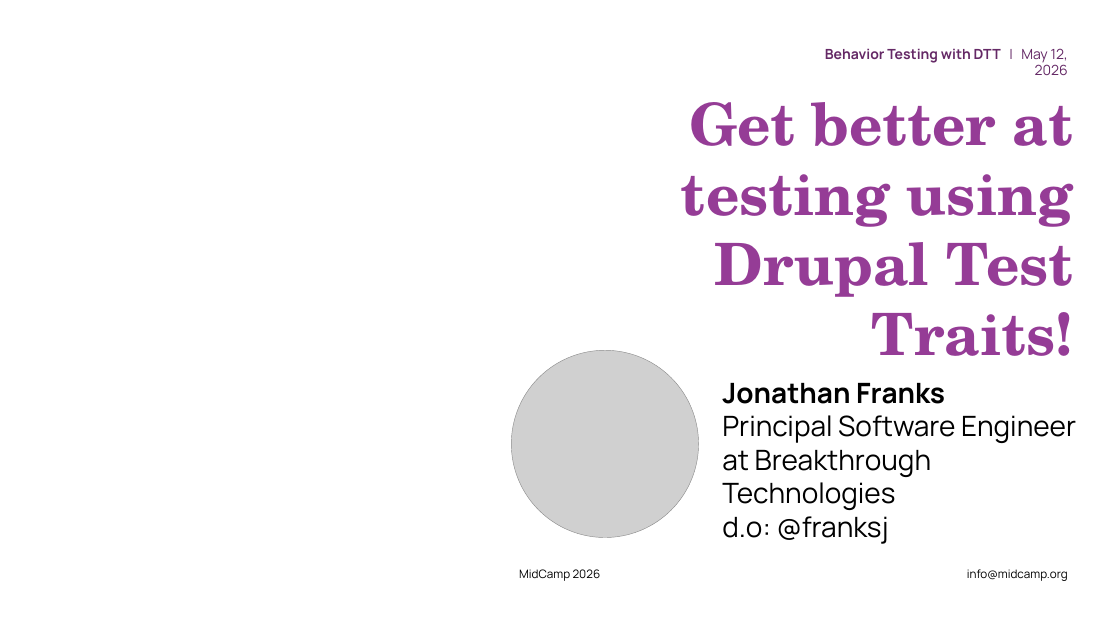
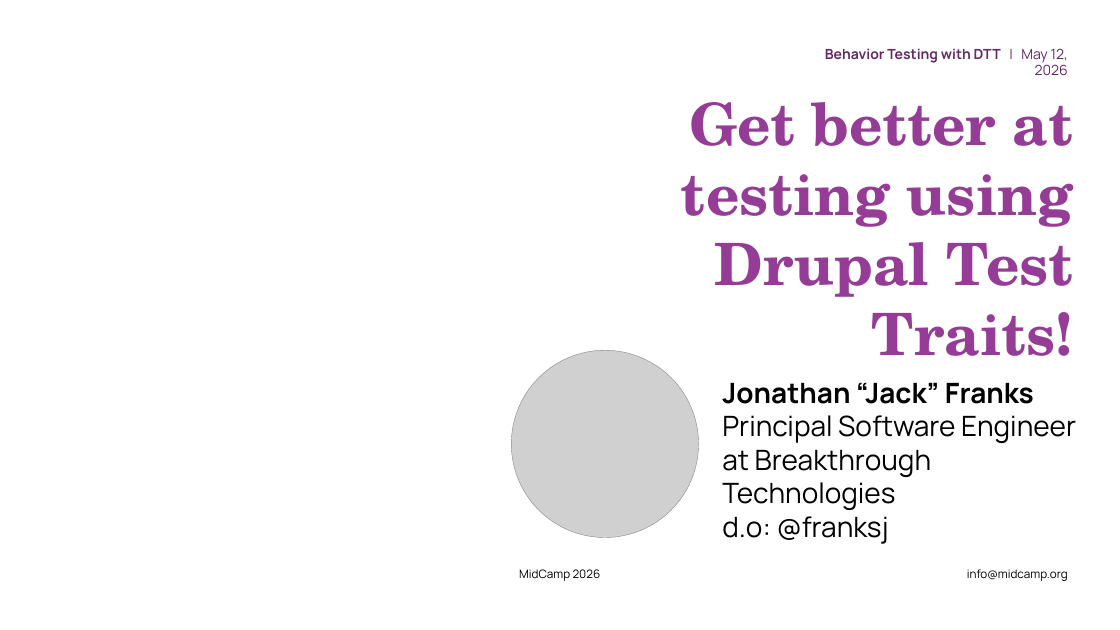
Before and after one commit to jonathanfranks/dtt2026, a slide deck: slide 1 of dtt-talk-deck.pptx. Drawn at 1120x630 pixels with LibreOffice and Linux fonts; fonts in the diff are those of the drawing; grey boxes stand for pictures; background and template pictures are left out. Boxes give left, top, right and bottom in pixels: in the first picture for what was removed or moved away, otherwise in the second. Text is boxed around its words. In the diff, an @@ line names an element or a change of style, - is before the commit and + after.

```diff
--- a/dtt-talk-deck.pptx
+++ b/dtt-talk-deck.pptx
@@ text at (722,382,1034,404): text changed @@
-Jonathan Franks
+Jonathan “Jack” Franks
```
